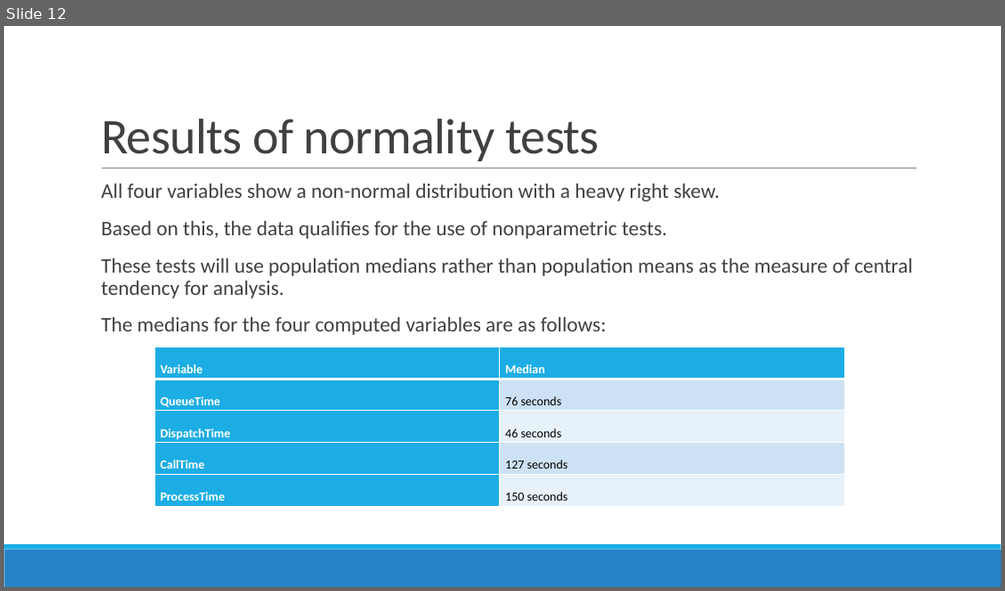
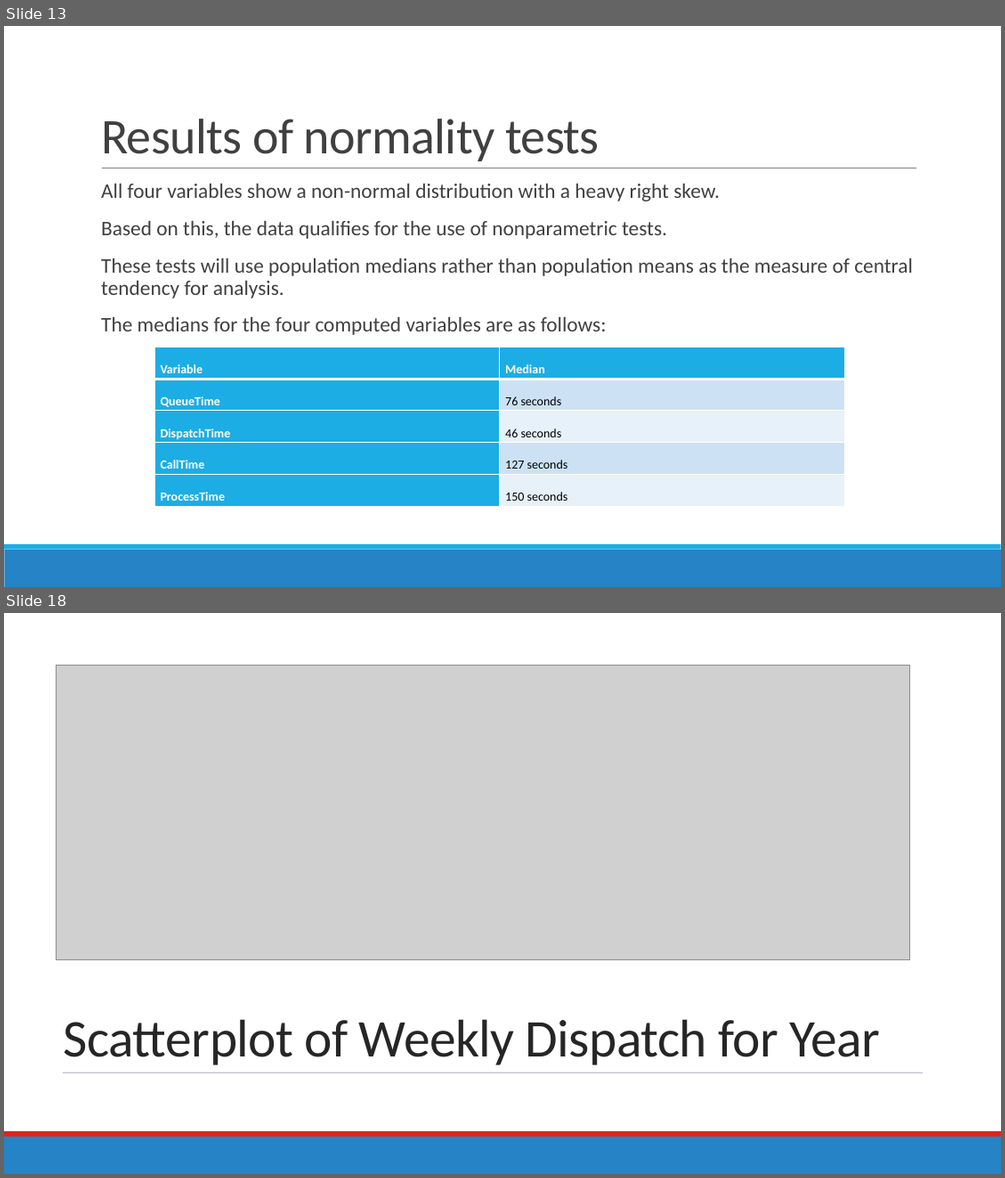
Before and after one commit to trdunsworth/WGU_Capstone, a slide deck: Dunsworth_Presentation.pptx. Shown one above the other, each under a label of ours: slide 12 before the commit, slides 13 and 18 after it; the slides between them are not shown. The pictures are 1005x591 and 1005x1178 pixels, drawn with LibreOffice and Linux fonts; fonts in the diff are those of the drawing; grey boxes stand for pictures. Boxes give left, top, right and bottom in pixels: in the first picture for what was removed or moved away, otherwise in the second. Text is boxed around its words. In the diff, an @@ line names an element or a change of style, - is before the commit and + after.

```diff
--- a/Dunsworth_Presentation.pptx
+++ b/Dunsworth_Presentation.pptx
@@ slide 18 added at [4,613,1001,1174], background #FFFFFF @@
@@ rectangle added at [4,613,1001,1131], fill #FFFFFF @@
@@ picture added at [56,666,909,960] @@
@@ title added at [64,1019,880,1065], 51 pt, text #262626 @@
+Scatterplot of Weekly Dispatch for Year
@@ line added from (63, 1072) to (923, 1072), #344068 0.5 pt @@
@@ rectangle added at [4,1131,1001,1136], fill #E42219 @@
@@ rectangle added at [4,1136,1001,1174], fill #2683C6 @@
@@ what was slide 12 is now slide 13 @@
```
Also in this commit, not shown: 1 slide changed, 8 other slides added, 4 other files.
